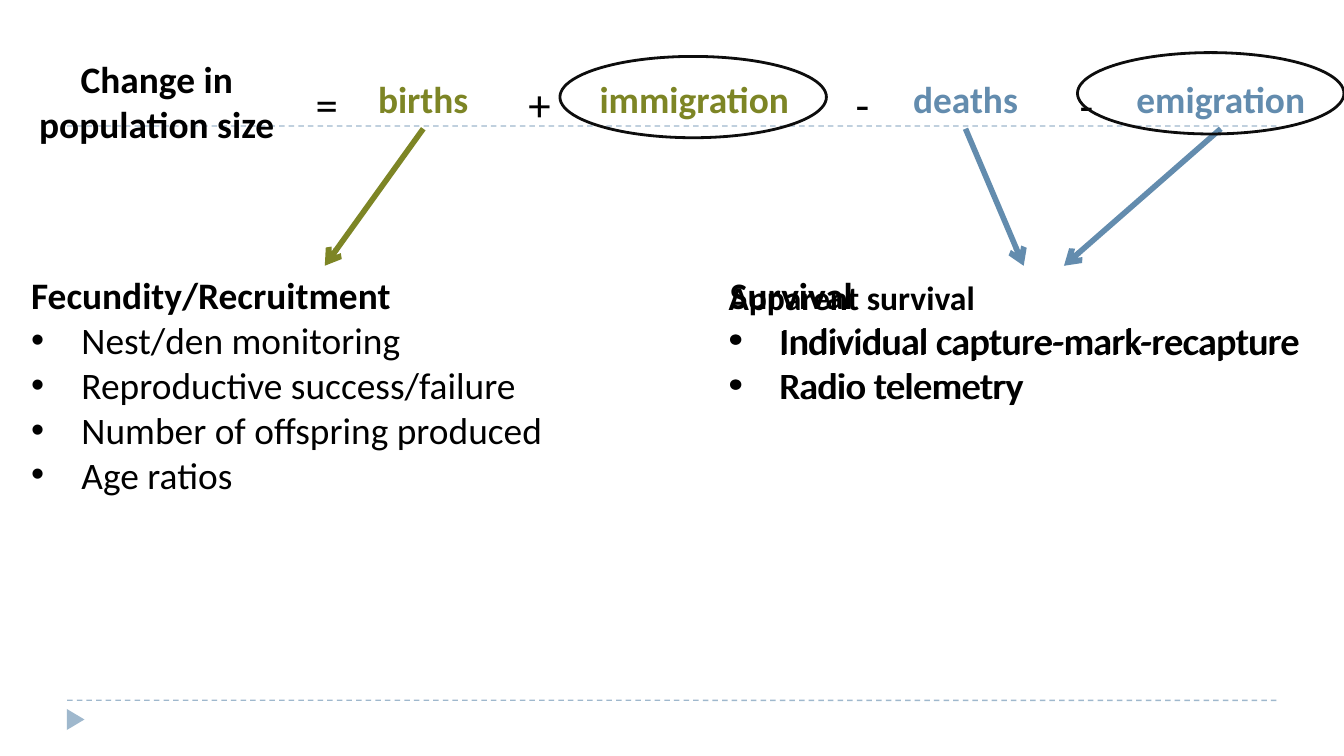
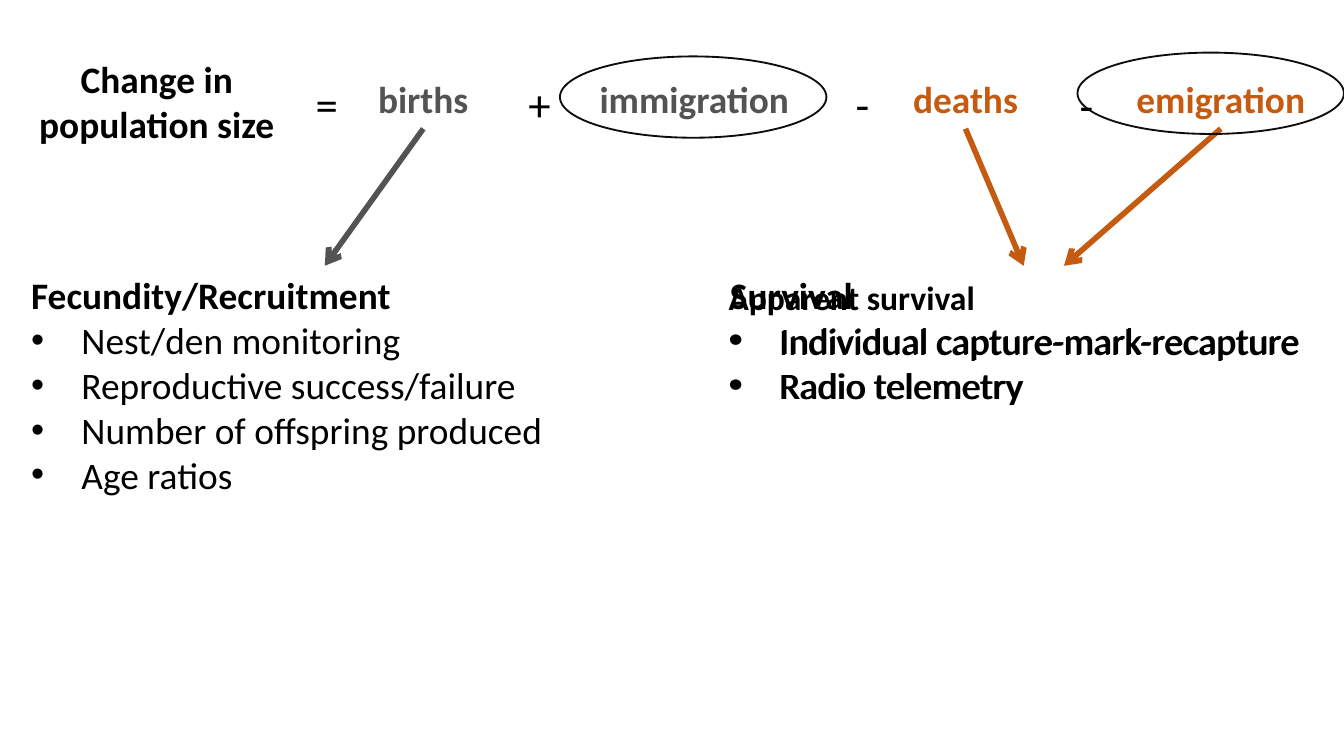
Before and after one commit to ssa200/ssa200.github.io, a slide deck: slide 3 of static/lectures/05_demo-data.pptx. Drawn at 1344x756 pixels with LibreOffice and Linux fonts; fonts in the diff are those of the drawing; background and template pictures are left out. Boxes give left, top, right and bottom in pixels: in the first picture for what was removed or moved away, otherwise in the second. Text is boxed around its words. In the diff, an @@ line names an element or a change of style, - is before the commit and + after.

```diff
--- a/static/lectures/05_demo-data.pptx
+++ b/static/lectures/05_demo-data.pptx
@@ ellipse at [560,56,827,138]: outline #0D0D0D 1.5 pt to #0D0D0D 1 pt @@
@@ ellipse at [1078,52,1344,134]: outline #0D0D0D 1.5 pt to #0D0D0D 1 pt @@
@@ text "births" at [378,87,468,114]: text colour #7D8525 to #525252 @@
@@ text "immigration" at [600,87,789,120]: text colour #7D8525 to #525252 @@
@@ text "deaths" at [913,86,1018,114]: text colour #638CAE to #C55A11 @@
@@ text "emigration" at [1136,86,1305,123]: text colour #638CAE to #C55A11 @@
@@ line removed from (67, 126) to (1277, 126) @@
@@ arrow (423, 129) - (325, 266): stroke #7D8525 3 pt to #525252 3 pt @@
@@ arrow (965, 129) - (1024, 266): stroke #638CAE 3 pt to #C55A11 3 pt @@
@@ arrow (1220, 129) - (1064, 266): stroke #638CAE 3 pt to #C55A11 3 pt @@
@@ line removed from (67, 700) to (1277, 700) @@
@@ triangle removed at [67,709,84,730] @@
```
Also in this commit, not shown: 19 other slides changed, 2 slides added, 1 slide removed.
